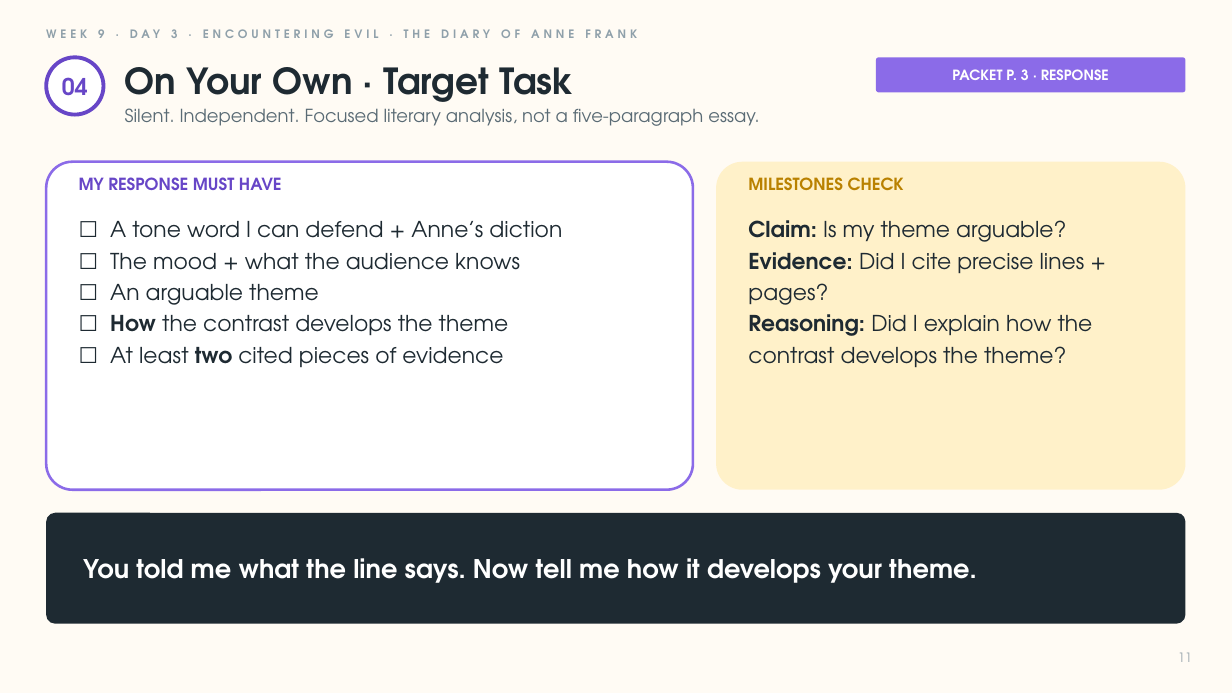
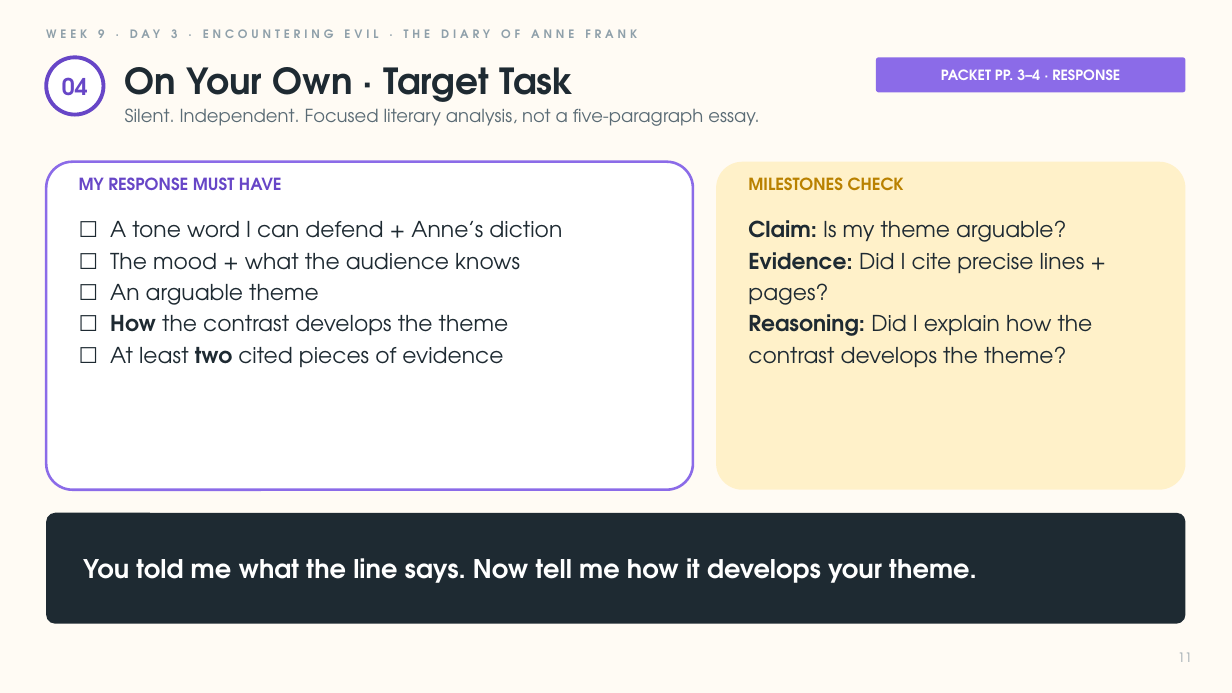
Before and after one commit to inthewritedyrction/lessonplans, a slide deck: slide 11 of lessons/week09/day3/Week9_Day3_Slides.pptx. Drawn at 1232x693 pixels with LibreOffice and Linux fonts; fonts in the diff are those of the drawing. Boxes give left, top, right and bottom in pixels: in the first picture for what was removed or moved away, otherwise in the second. Text is boxed around its words. In the diff, an @@ line names an element or a change of style, - is before the commit and + after.

```diff
--- a/lessons/week09/day3/Week9_Day3_Slides.pptx
+++ b/lessons/week09/day3/Week9_Day3_Slides.pptx
@@ text at (941,69,1120,80): text changed @@
-PACKET P. 3 · RESPONSE
+PACKET PP. 3–4 · RESPONSE
```
Also in this commit, not shown: 2 other slides changed, 9 other files.
